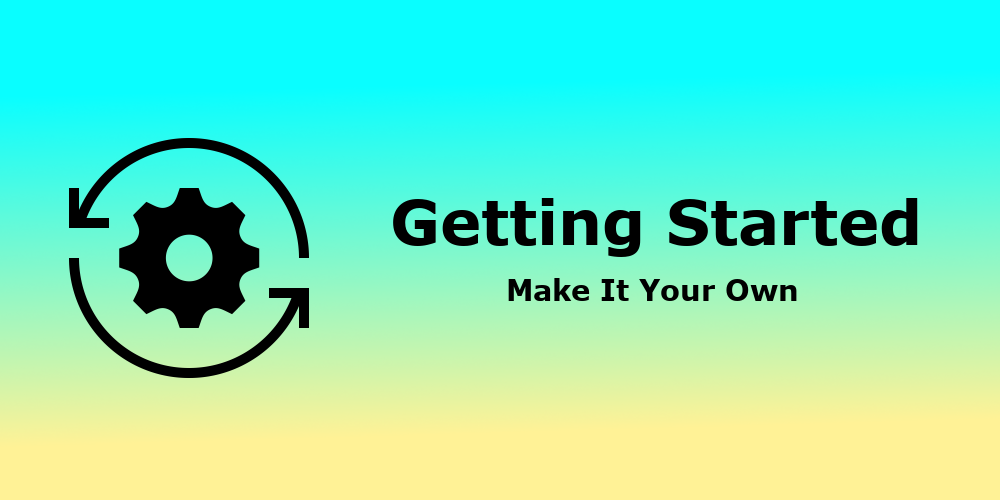
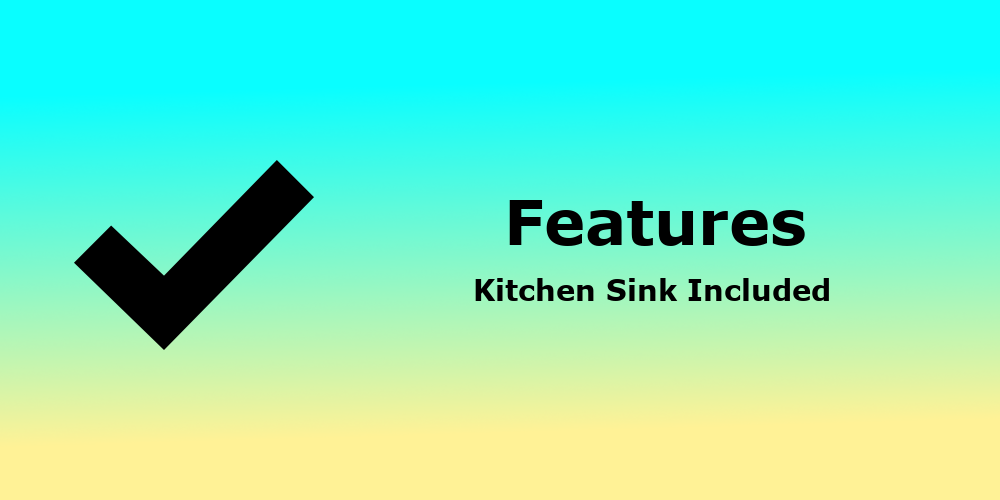
Revision of a layered (1000, 500) image; what changed, layer by layer:
renamed "Make It Your Own" to "Kitchen Sink Included", painted on it over [475, 278, 829, 301]
renamed "iconmonstr-process-1-240.png" to "iconmonstr-check-mark-1-240.png", painted on it over [69, 138, 314, 378]
renamed "Getting Started" to "Features", painted on it over [393, 198, 918, 257]
